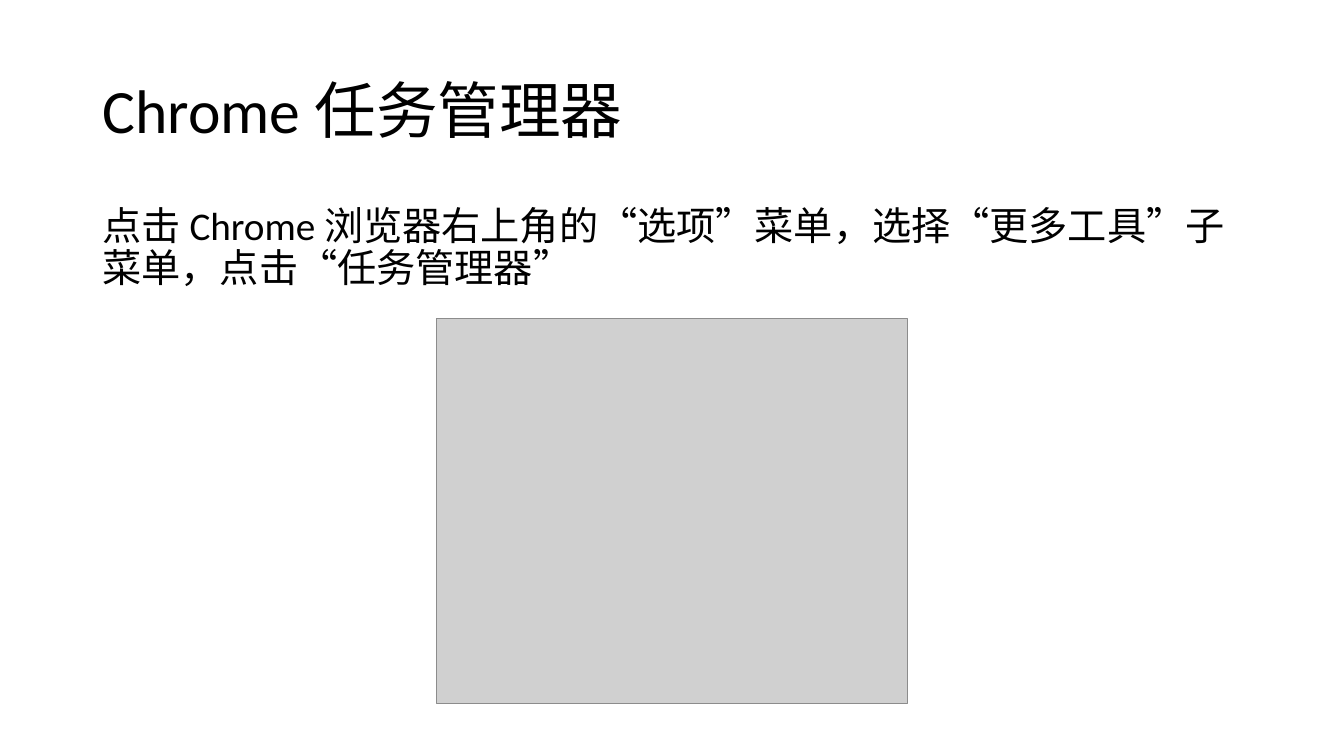
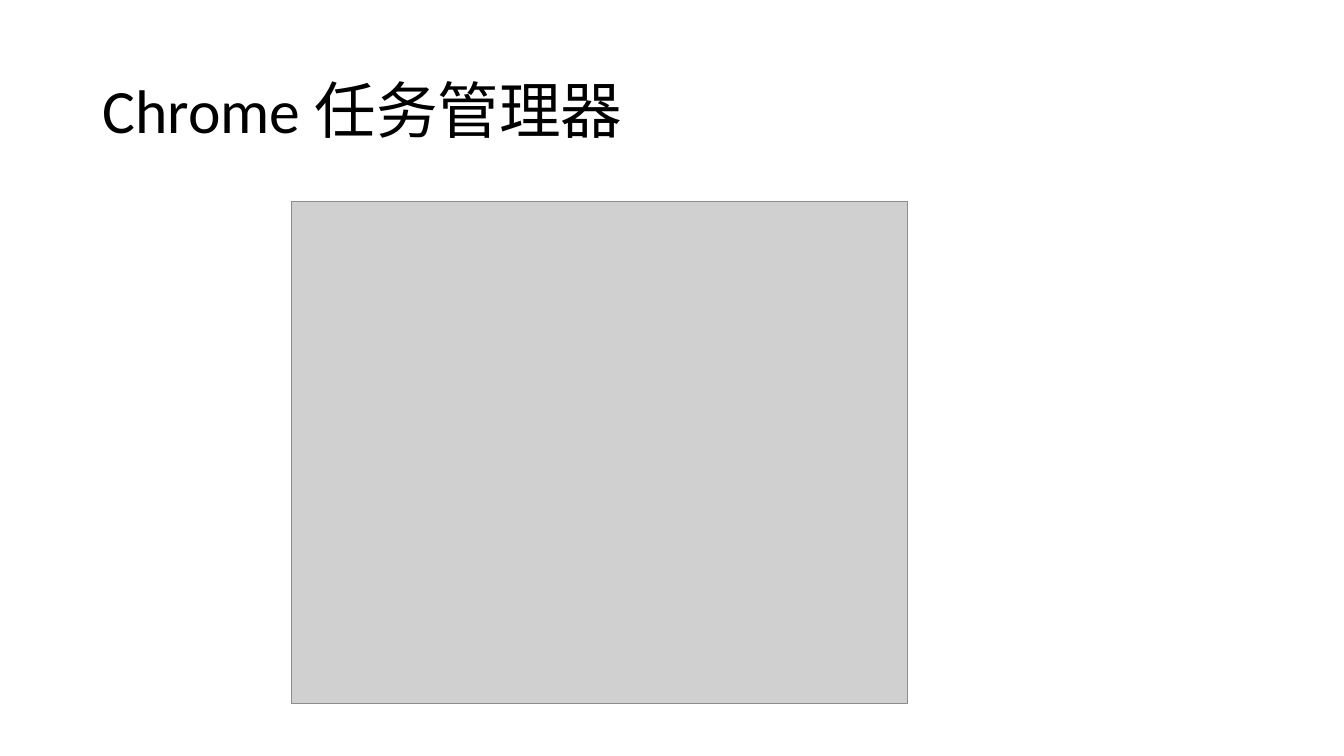
Before and after one commit to adntin/share, a slide deck: slide 7 of Browser/Framework/浏览器架构.pptx (slide 6 before the commit). Drawn at 1344x756 pixels with LibreOffice and Linux fonts; fonts in the diff are those of the drawing; grey boxes stand for pictures. Boxes give left, top, right and bottom in pixels: in the first picture for what was removed or moved away, otherwise in the second. Text is boxed around its words. In the diff, an @@ line names an element or a change of style, - is before the commit and + after.

```diff
--- a/Browser/Framework/浏览器架构.pptx
+++ b/Browser/Framework/浏览器架构.pptx
@@ text removed at <box>102,207,1224,286</box> @@
-点击 Chrome 浏览器右上角的“选项”菜单，选择“更多工具”子菜单，点击“任务管理器”
@@ picture: place and size @@
-picture at <box>437,319,908,703</box>
+picture at <box>292,202,908,704</box>
```
Also in this commit, not shown: 2 slides added, 2 other files.
